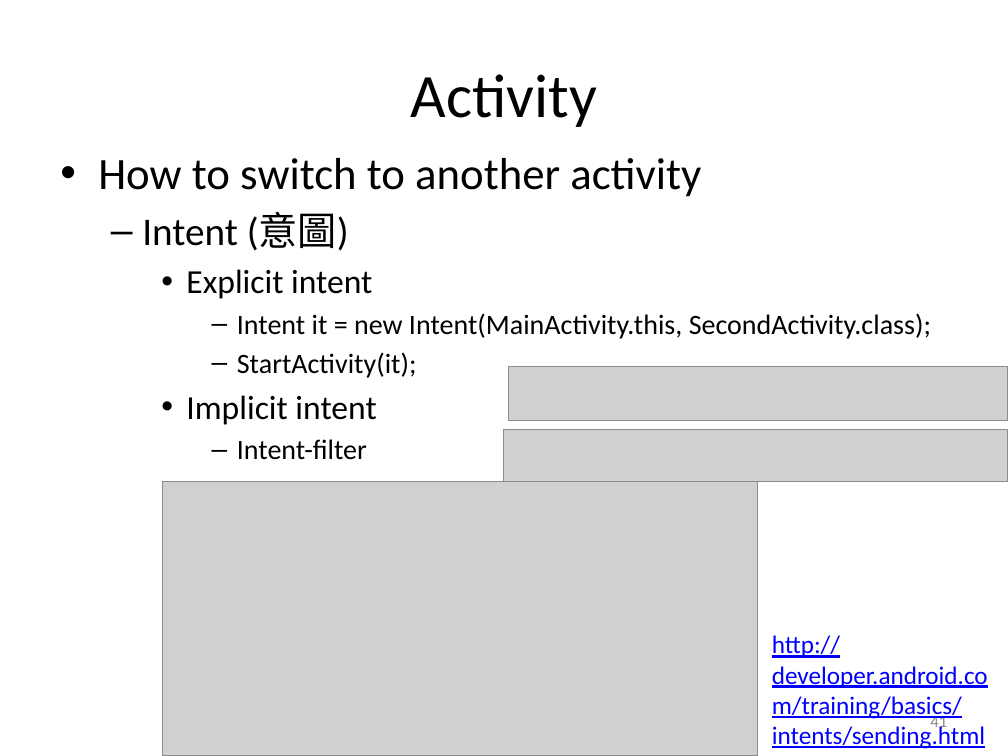
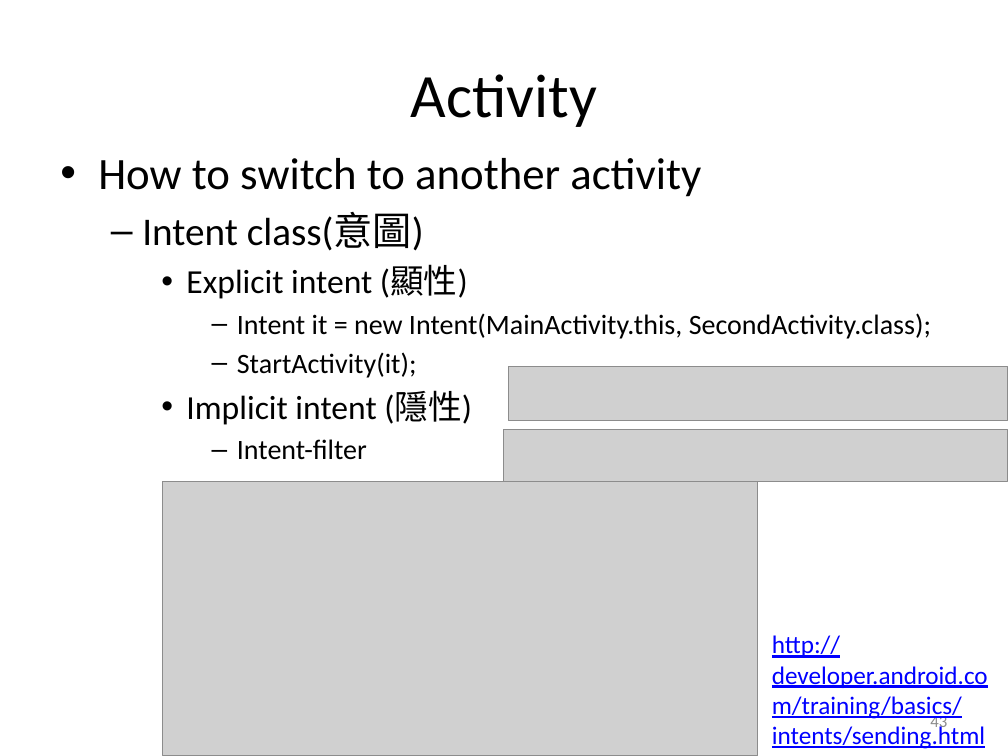
Before and after one commit to hs9021401/FIT_Android, a slide deck: slide 43 of The introduction of Android.pptx (slide 41 before the commit). Drawn at 1008x756 pixels with LibreOffice and Linux fonts; fonts in the diff are those of the drawing; grey boxes stand for pictures. Boxes give left, top, right and bottom in pixels: in the first picture for what was removed or moved away, otherwise in the second. Text is boxed around its words. In the diff, an @@ line names an element or a change of style, - is before the commit and + after.

```diff
--- a/The introduction of Android.pptx
+++ b/The introduction of Android.pptx
@@ text at (142,212,468,299): text changed @@
-  – Intent (意圖)
-    • Explicit intent
+  – Intent class(意圖)
+    • Explicit intent (顯性)
@@ text at (186,391,472,425): text changed @@
-    • Implicit intent
+    • Implicit intent (隱性)
@@ page number at (930,716,947,732): text changed @@
-41
+43
```
Also in this commit, not shown: 7 other slides changed, 2 slides added.
